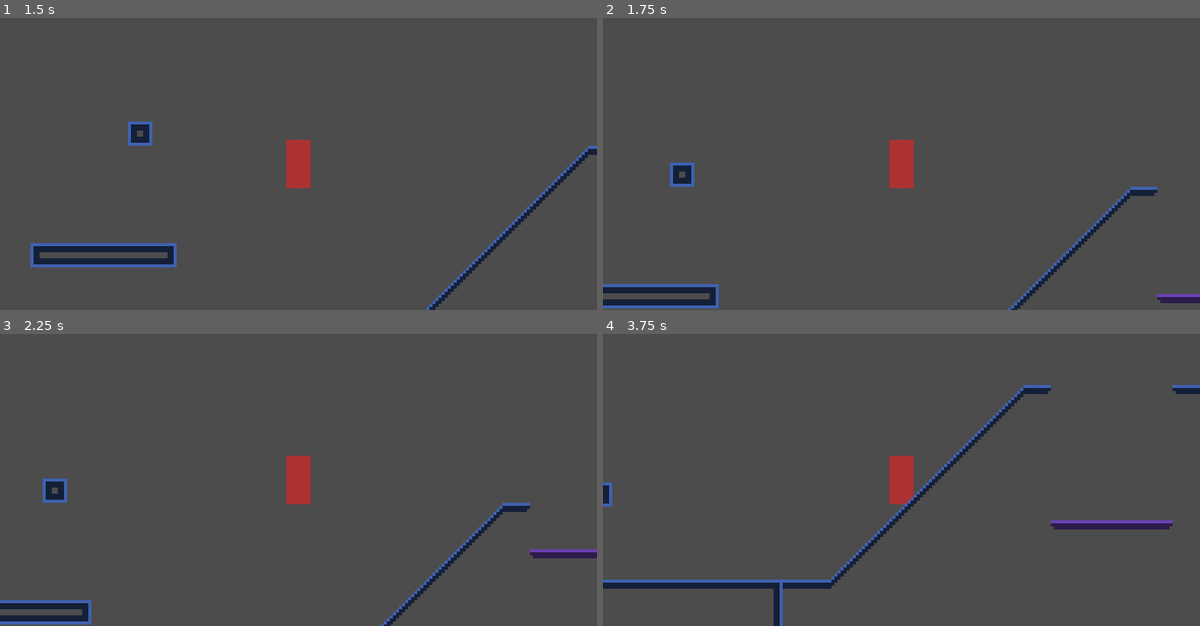
Above: before the commit, frames 1-4 (two rows, left to right).
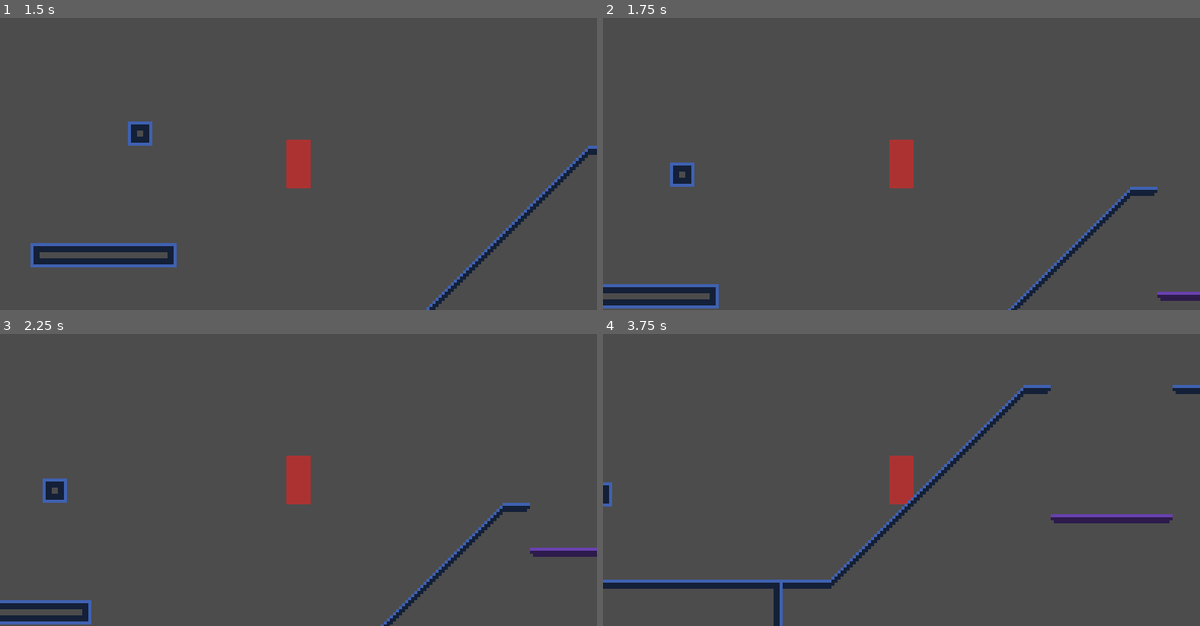
Above: after the commit, the same moments.

Repository: ChaosWitchNikol/this-unnamed-sci-fi-metroidvania
Game: Godot game, scene res://Main.tscn
Two runs of this game, one before a commit and one after it. Both use one fixed random seed, a clock stepped at 60 frames per second and the inputs below.
Inputs:
- Up to frame 1 (1.5 s): hold Right (ui_right) from 0.53 s (still down); tap Space (ui_select) at 0.77 s
- Up to frame 2 (1.75 s): keep holding Right (ui_right); tap Space (ui_select) at 1.52 s
- Up to frame 3 (2.25 s): release Right (ui_right) at 2.03 s; hold Left (ui_left) from 2.03 s (still down)
- Up to frame 4 (3.75 s): release Left (ui_left) at 2.78 s; hold Right (ui_right) from 2.78 s (still down); tap Space (ui_select) at 3.02 s

Frame 1 is identical in both runs. In frame 2, 0.2% of the frame differs, in the area x 92-100%, y 93-98%; in frame 3, 0.2%; in frame 4, 1.1%, in the area x 75-96%, y 61-67%.

Commit message:
safe margin fixes #3

Diff:
--- a/src/Main.tscn
+++ b/src/Main.tscn
@@ -33,7 +33,7 @@
 [node name="MovingPlatformContainer2" parent="platforms" instance=ExtResource( 2 )]
 position = Vector2( 616, 208 )
 width = 4
-movement_speed = 60.0
+movement_speed = 70.0
 color = Color( 0, 0.670588, 1, 1 )
 
 [node name="MovingPlatformPoint" parent="platforms/MovingPlatformContainer2" instance=ExtResource( 3 )]
--- a/src/scenes/MovingPlatform.tscn
+++ b/src/scenes/MovingPlatform.tscn
@@ -7,13 +7,13 @@
 extents = Vector2( 8, 4 )
 
 [node name="MovingPlatform" type="KinematicBody2D"]
-collision/safe_margin = 0.001
 script = ExtResource( 1 )
 
 [node name="Collision" type="CollisionShape2D" parent="."]
 position = Vector2( 0, 4 )
 shape = SubResource( 1 )
 one_way_collision = true
+one_way_collision_margin = 3.0
 
 [node name="Tiles" type="TileMap" parent="."]
 tile_set = ExtResource( 2 )
--- a/src/scripts/MovingPlatform.gd
+++ b/src/scripts/MovingPlatform.gd
@@ -8,7 +8,11 @@
 
 var direction : Vector2 = Vector2()
 
+var min_distance_reached := true
 
+func _ready():
+	next_target_point()
+	min_distance_reached = false
 
 func setup(points : Array, width : int, movement_speed : float, one_way_collision : bool = true) -> void:
 	self.points = points
@@ -20,8 +24,14 @@
 func _physics_process(delta) -> void:
 	if points.size() > 1:
 		position += direction * move_speed * delta
-		if position.distance_to(points[target_point_index]) < 0.5:
-			next_target_point()
+
+		if not min_distance_reached:
+			if position.distance_to(points[target_point_index]) < 1:
+				min_distance_reached = true
+		else:
+			if position.distance_to(points[target_point_index]) > 1:
+				next_target_point()
+				min_distance_reached = false
 
 
 func next_target_point():
@@ -34,6 +44,9 @@
 func setup_collision(width : int, one_way_collision : bool) -> void:
 	# first set new extent size
 	$Collision.shape.extents.x = width * Const.TILE_HALF_SIZE
+	# this will make collsion shape unique for each platfor
+	# because collision shapes seems to be shared across all same nodes
+	$Collision.shape = $Collision.shape.duplicate()
 	# second set one way collision
 	$Collision.set_one_way_collision(one_way_collision)
 
--- a/src/scripts/Player.gd
+++ b/src/scripts/Player.gd
@@ -2,7 +2,7 @@
 
 #	DEFINE constants
 const FLOOR_VECTOR : Vector2 = Vector2(0, -1)
-const SNAP_VECTOR : Vector2 = Vector2(0, 4)
+const SNAP_VECTOR : Vector2 = Vector2(0, 6)
 const MAX_SLOPE_DEGREE : float = deg2rad(50)
 const JUMP_SNAP_VECTOR : Vector2 = Vector2(0, 0)
 
